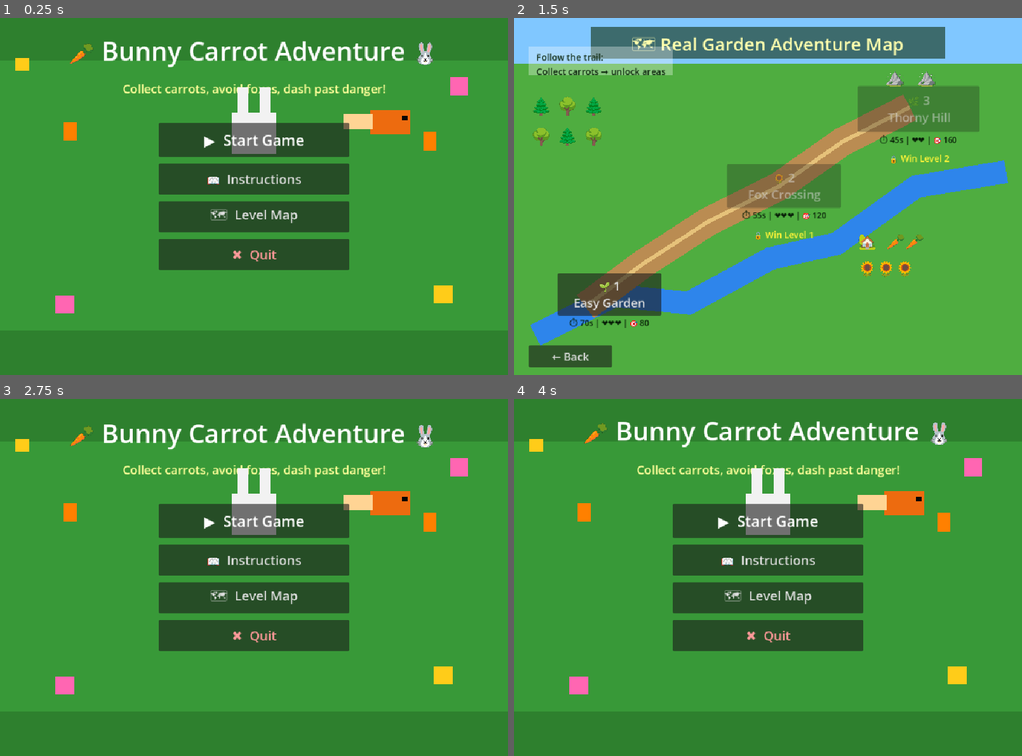
Above: before the commit, frames 1-4 (two rows, left to right).
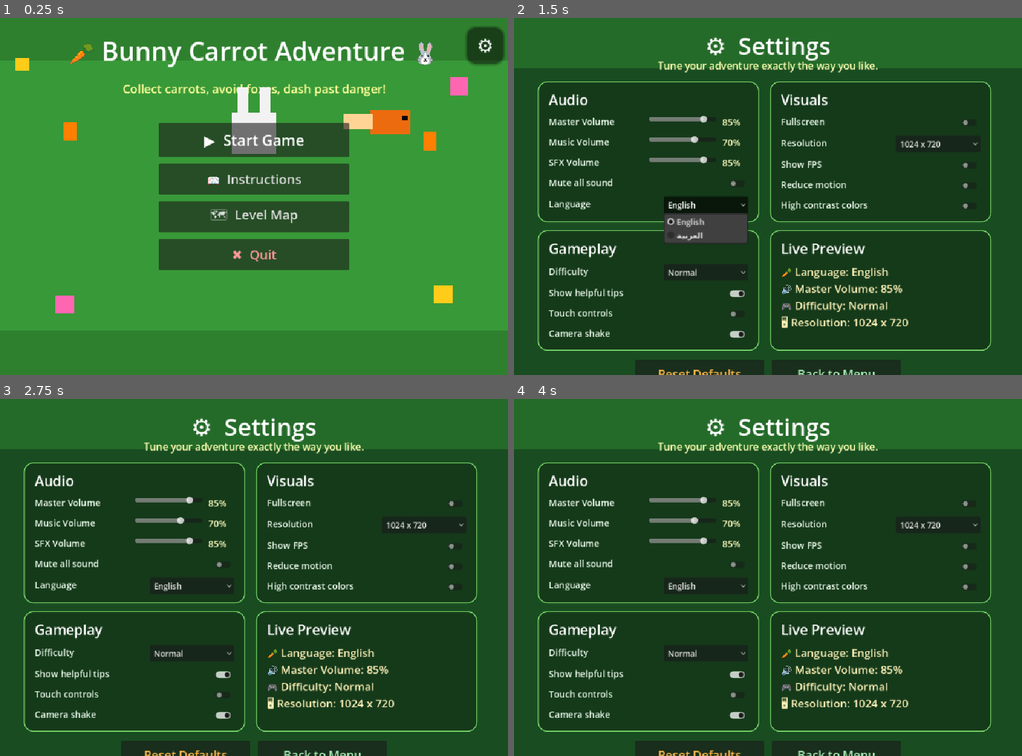
Above: after the commit, the same moments.

Repository: hamzabasem900-source/RUBBY
Game: Godot game, scene res://scenes/MainMenu.tscn
Two runs of this game, one before a commit and one after it. Both use one fixed random seed, a clock stepped at 60 frames per second and the inputs below.
Inputs (mouse positions are in pixels of both pictures, inside the frame that each line leads up to):
- Up to frame 1 (0.25 s): no input
- Up to frame 2 (1.5 s): click (1001, 46) at 0.5 s, where only the run after the commit has a clickable "⚙"; click (707, 203) at 1.25 s, where only the run after the commit has a clickable "English"
- Up to frame 3 (2.75 s): click (55, 738) at 2 s, where only the run before the commit has a clickable "← Back"
- Up to frame 4 (4 s): click (935, 523) at 2.75 s, where only the run after the commit has a clickable "1024 x 720"; click (701, 755) at 3.5 s, where only the run after the commit has a clickable "Reset Defaults"

The runs differ from the first frame. In frame 1, 0.8% of the frame differs, in the area x 91-100%, y 2-14%; in frame 2, 99%, in the area x 0-100%, y 0-100%; in frame 3, 80%; in frame 4, 80%.

Commit message:
Fix settings button presentation

Diff:
--- a/project.godot
+++ b/project.godot
@@ -23,6 +23,7 @@
 
 GameManager="*res://scripts/game_manager.gd"
 AudioManager="*res://scripts/audio_manager.gd"
+SettingsManager="*res://scripts/settings_manager.gd"
 
 [display]
 
--- a/scenes/MainMenu.tscn
+++ b/scenes/MainMenu.tscn
@@ -1,6 +1,31 @@
-[gd_scene load_steps=2 format=3 uid="uid://main_menu"]
+[gd_scene load_steps=5 format=3 uid="uid://main_menu"]
 
 [ext_resource type="Script" path="res://scripts/main_menu.gd" id="1_mainmenu"]
+
+[sub_resource type="StyleBoxFlat" id="StyleBoxFlat_settings_normal"]
+bg_color = Color(0.06, 0.07, 0.06, 0.30)
+corner_radius_top_left = 18
+corner_radius_top_right = 18
+corner_radius_bottom_right = 18
+corner_radius_bottom_left = 18
+shadow_color = Color(0, 0, 0, 0.35)
+shadow_size = 6
+
+[sub_resource type="StyleBoxFlat" id="StyleBoxFlat_settings_hover"]
+bg_color = Color(0.08, 0.09, 0.08, 0.45)
+corner_radius_top_left = 18
+corner_radius_top_right = 18
+corner_radius_bottom_right = 18
+corner_radius_bottom_left = 18
+shadow_color = Color(0, 0, 0, 0.42)
+shadow_size = 8
+
+[sub_resource type="StyleBoxFlat" id="StyleBoxFlat_settings_pressed"]
+bg_color = Color(0.03, 0.04, 0.03, 0.55)
+corner_radius_top_left = 18
+corner_radius_top_right = 18
+corner_radius_bottom_right = 18
+corner_radius_bottom_left = 18
 
 [node name="MainMenu" type="Control"]
 layout_mode = 3
@@ -185,3 +210,19 @@
 theme_override_colors/font_color = Color(1, 0.6, 0.6, 1)
 theme_override_font_sizes/font_size = 26
 text = "✖  Quit"
+
+[node name="SettingsButton" type="Button" parent="."]
+z_index = 20
+layout_mode = 0
+offset_left = 942.0
+offset_top = 20.0
+offset_right = 1014.0
+offset_bottom = 92.0
+mouse_default_cursor_shape = 2
+theme_override_colors/font_color = Color(1, 1, 1, 1)
+theme_override_colors/font_hover_color = Color(1, 0.95, 0.55, 1)
+theme_override_font_sizes/font_size = 38
+theme_override_styles/normal = SubResource("StyleBoxFlat_settings_normal")
+theme_override_styles/hover = SubResource("StyleBoxFlat_settings_hover")
+theme_override_styles/pressed = SubResource("StyleBoxFlat_settings_pressed")
+text = "⚙"
--- /dev/null
+++ b/scenes/Settings.tscn
@@ -0,0 +1,10 @@
+[gd_scene load_steps=2 format=3 uid="uid://settings_menu"]
+
+[ext_resource type="Script" path="res://scripts/settings_menu.gd" id="1_settings"]
+
+[node name="Settings" type="Control"]
+layout_mode = 3
+anchors_preset = 15
+anchor_right = 1.0
+anchor_bottom = 1.0
+script = ExtResource("1_settings")
--- a/scripts/audio_manager.gd
+++ b/scripts/audio_manager.gd
@@ -24,13 +24,18 @@
 const MUSIC_KEYS: Array[String] = ["menu_music", "gameplay_music"]
 
 func _ready() -> void:
+	_ensure_audio_bus("Music")
+	_ensure_audio_bus("SFX")
 	for key in AUDIO_PATHS.keys():
 		var player := AudioStreamPlayer.new()
 		player.name = key
+		player.bus = "Music" if MUSIC_KEYS.has(key) else "SFX"
 		player.volume_db = _get_volume_for(key)
 		add_child(player)
 		_players[key] = player
 		_load_stream(key, player)
+	if get_node_or_null("/root/SettingsManager") != null:
+		SettingsManager.apply_audio_settings()
 
 func _load_stream(sound_name: String, player: AudioStreamPlayer) -> void:
 	var path: String = AUDIO_PATHS[sound_name]
@@ -58,6 +63,13 @@
 			return -2.0
 		_:
 			return 0.0
+
+func _ensure_audio_bus(bus_name: String) -> void:
+	if AudioServer.get_bus_index(bus_name) != -1:
+		return
+	AudioServer.add_bus()
+	var idx := AudioServer.get_bus_count() - 1
+	AudioServer.set_bus_name(idx, bus_name)
 
 func _set_stream_loop(stream: AudioStream, loop: bool) -> void:
 	# MP3, WAV, and OGG stream resources expose a loop property in Godot.
--- a/scripts/game_manager.gd
+++ b/scripts/game_manager.gd
@@ -58,10 +58,28 @@
 	time_changed.emit(time_remaining)
 
 func get_level_config(level_num: int) -> Dictionary:
+	var selected_config: Dictionary = level_configs[0]
 	for cfg in level_configs:
 		if cfg["level"] == level_num:
-			return cfg
-	return level_configs[0]
+			selected_config = cfg
+			break
+	return _apply_difficulty(selected_config)
+
+func _apply_difficulty(config: Dictionary) -> Dictionary:
+	var adjusted := config.duplicate(true)
+	var difficulty := "Normal"
+	if get_node_or_null("/root/SettingsManager") != null:
+		difficulty = str(SettingsManager.get_setting("difficulty"))
+	match difficulty:
+		"Easy":
+			adjusted["time_limit"] = float(adjusted["time_limit"]) + 15.0
+			adjusted["lives"] = int(adjusted["lives"]) + 1
+			adjusted["required_score"] = int(float(adjusted["required_score"]) * 0.85)
+		"Hard":
+			adjusted["time_limit"] = max(25.0, float(adjusted["time_limit"]) - 10.0)
+			adjusted["lives"] = max(1, int(adjusted["lives"]) - 1)
+			adjusted["required_score"] = int(float(adjusted["required_score"]) * 1.15)
+	return adjusted
 
 # ── Score ────────────────────────────────────────────────────────────────────
 
--- a/scripts/main_menu.gd
+++ b/scripts/main_menu.gd
@@ -8,6 +8,7 @@
 @onready var instr_btn:   Button = $CenterContainer/VBoxContainer/InstructionsButton
 @onready var map_btn:     Button = $CenterContainer/VBoxContainer/LevelMapButton
 @onready var quit_btn:    Button = $CenterContainer/VBoxContainer/QuitButton
+@onready var settings_btn: Button = $SettingsButton
 @onready var title_label: Label  = $TitleLabel
 
 var _bounce_t: float = 0.0
@@ -18,10 +19,11 @@
 	instr_btn.pressed.connect(_on_instructions)
 	map_btn.pressed.connect(_on_level_map)
 	quit_btn.pressed.connect(_on_quit)
+	settings_btn.pressed.connect(_on_settings)
 
 func _process(delta: float) -> void:
 	_bounce_t += delta
-	if title_label:
+	if title_label and not bool(SettingsManager.get_setting("reduce_motion")):
 		title_label.position.y = 28.0 + sin(_bounce_t * 1.6) * 6.0
 
 func _on_start() -> void:
@@ -36,6 +38,10 @@
 	AudioManager.play_button_click()
 	get_tree().change_scene_to_file("res://scenes/LevelMap.tscn")
 
+func _on_settings() -> void:
+	AudioManager.play_button_click()
+	get_tree().change_scene_to_file("res://scenes/Settings.tscn")
+
 func _on_quit() -> void:
 	AudioManager.play_button_click()
 	get_tree().quit()
--- /dev/null
+++ b/scripts/settings_manager.gd
@@ -0,0 +1,197 @@
+extends Node
+
+# =============================================
+# SettingsManager — AutoLoad Singleton
+# Saves player preferences and applies global presentation settings.
+# =============================================
+
+signal settings_changed
+signal language_changed(language: String)
+
+const CONFIG_PATH: String = "user://settings.cfg"
+const SECTION: String = "game"
+
+const DEFAULT_SETTINGS: Dictionary = {
+	"master_volume": 0.85,
+	"music_volume": 0.70,
+	"sfx_volume": 0.85,
+	"mute_audio": false,
+	"language": "English",
+	"fullscreen": false,
+	"resolution": "1024 x 720",
+	"show_fps": false,
+	"reduce_motion": false,
+	"show_tips": true,
+	"difficulty": "Normal",
+	"camera_shake": true,
+	"touch_controls": false,
+	"color_assist": false
+}
+
+var values: Dictionary = DEFAULT_SETTINGS.duplicate(true)
+var _fps_label: Label
+
+func _ready() -> void:
+	load_settings()
+	apply_all()
+
+func _process(_delta: float) -> void:
+	_update_fps_overlay()
+
+func load_settings() -> void:
+	var config := ConfigFile.new()
+	var err := config.load(CONFIG_PATH)
+	if err != OK:
+		return
+	for key in DEFAULT_SETTINGS.keys():
+		values[key] = config.get_value(SECTION, key, DEFAULT_SETTINGS[key])
+
+func save_settings() -> void:
+	var config := ConfigFile.new()
+	for key in values.keys():
+		config.set_value(SECTION, key, values[key])
+	var err := config.save(CONFIG_PATH)
+	if err != OK:
+		push_warning("SettingsManager: could not save settings file.")
+
+func reset_to_defaults() -> void:
+	values = DEFAULT_SETTINGS.duplicate(true)
+	apply_all()
+	save_settings()
+	settings_changed.emit()
+	language_changed.emit(str(values["language"]))
+
+func set_setting(key: String, value: Variant, save_now: bool = true) -> void:
+	if not DEFAULT_SETTINGS.has(key):
+		push_warning("SettingsManager: unknown setting — " + key)
+		return
+	var old_language := str(values["language"])
+	values[key] = value
+	apply_all()
+	if save_now:
+		save_settings()
+	settings_changed.emit()
+	if key == "language" and old_language != str(value):
+		language_changed.emit(str(value))
+
+func get_setting(key: String) -> Variant:
+	return values.get(key, DEFAULT_SETTINGS.get(key))
+
+func apply_all() -> void:
+	apply_window_settings()
+	apply_audio_settings()
+	apply_fps_overlay()
+
+func apply_window_settings() -> void:
+	var fullscreen: bool = bool(values["fullscreen"])
+	DisplayServer.window_set_mode(DisplayServer.WINDOW_MODE_FULLSCREEN if fullscreen else DisplayServer.WINDOW_MODE_WINDOWED)
+	if not fullscreen:
+		var size := _resolution_to_vector(str(values["resolution"]))
+		DisplayServer.window_set_size(size)
+		var screen_size := DisplayServer.screen_get_size()
+		DisplayServer.window_set_position((screen_size - size) / 2)
+
+func apply_audio_settings() -> void:
+	_set_bus_volume("Master", float(values["master_volume"]), bool(values["mute_audio"]))
+	_set_bus_volume("Music", float(values["music_volume"]), bool(values["mute_audio"]))
+	_set_bus_volume("SFX", float(values["sfx_volume"]), bool(values["mute_audio"]))
+
+func apply_fps_overlay() -> void:
+	if not bool(values["show_fps"]):
+		if _fps_label != null:
+			_fps_label.queue_free()
+			_fps_label = null
+		return
+	if _fps_label != null:
+		return
+	_fps_label = Label.new()
+	_fps_label.name = "FpsOverlay"
+	_fps_label.top_level = true
+	_fps_label.position = Vector2(14, 12)
+	_fps_label.add_theme_font_size_override("font_size", 18)
+	_fps_label.add_theme_color_override("font_color", Color(1, 1, 0.55, 1))
+	add_child(_fps_label)
+
+func _update_fps_overlay() -> void:
+	if _fps_label != null:
+		_fps_label.text = "FPS: " + str(Engine.get_frames_per_second())
+
+func _set_bus_volume(bus_name: String, linear_value: float, muted: bool) -> void:
+	_ensure_audio_bus(bus_name)
+	var bus_idx := AudioServer.get_bus_index(bus_name)
+	if bus_idx == -1:
+		return
+	AudioServer.set_bus_mute(bus_idx, muted)
+	AudioServer.set_bus_volume_db(bus_idx, linear_to_db(clamp(linear_value, 0.0, 1.0)))
+
+func _ensure_audio_bus(bus_name: String) -> void:
+	if AudioServer.get_bus_index(bus_name) != -1:
+		return
+	AudioServer.add_bus()
+	var idx := AudioServer.get_bus_count() - 1
+	AudioServer.set_bus_name(idx, bus_name)
+
+func _resolution_to_vector(resolution: String) -> Vector2i:
+	match resolution:
+		"1280 x 720":
+			return Vector2i(1280, 720)
+		"1600 x 900":
+			return Vector2i(1600, 900)
+		"1920 x 1080":
+			return Vector2i(1920, 1080)
+		_:
+			return Vector2i(1024, 720)
+
+func text(key: String) -> String:
+	var language := str(values["language"])
+	var english := {
+		"settings": "Settings",
+		"settings_subtitle": "Tune your adventure exactly the way you like.",
+		"audio": "Audio",
+		"master_volume": "Master Volume",
+		"music_volume": "Music Volume",
+		"sfx_volume": "SFX Volume",
+		"mute_audio": "Mute all sound",
+		"language": "Language",
+		"gameplay": "Gameplay",
+		"difficulty": "Difficulty",
+		"show_tips": "Show helpful tips",
+		"touch_controls": "Touch controls",
+		"camera_shake": "Camera shake",
+		"visuals": "Visuals",
+		"fullscreen": "Fullscreen",
+		"resolution": "Resolution",
+		"show_fps": "Show FPS",
+		"reduce_motion": "Reduce motion",
+		"color_assist": "High contrast colors",
+		"reset": "Reset Defaults",
+		"back": "Back to Menu",
+		"preview": "Live Preview"
+	}
+	var arabic := {
+		"settings": "الإعدادات",
+		"settings_subtitle": "اضبط مغامرتك بالطريقة التي تناسبك.",
+		"audio": "الصوت",
+		"master_volume": "الصوت الرئيسي",
+		"music_volume": "الموسيقى",
+		"sfx_volume": "المؤثرات",
+		"mute_audio": "كتم كل الأصوات",
+		"language": "اللغة",
+		"gameplay": "اللعب",
+		"difficulty": "الصعوبة",
+		"show_tips": "إظهار التلميحات",
+		"touch_controls": "أزرار اللمس",
+		"camera_shake": "اهتزاز الكاميرا",
+		"visuals": "العرض",
+		"fullscreen": "ملء الشاشة",
+		"resolution": "الدقة",
+		"show_fps": "إظهار FPS",
+		"reduce_motion": "تقليل الحركة",
+		"color_assist": "ألوان عالية التباين",
+		"reset": "استعادة الافتراضي",
+		"back": "رجوع للقائمة",
+		"preview": "معاينة مباشرة"
+	}
+	if language == "العربية":
+		return str(arabic.get(key, english.get(key, key)))
+	return str(english.get(key, key))
--- /dev/null
+++ b/scripts/settings_menu.gd
@@ -0,0 +1,277 @@
+extends Control
+
+# =============================================
+# Settings Menu
+# A polished settings dashboard with live-save controls.
+# =============================================
+
+var _labels: Array[Label] = []
+var _value_labels: Dictionary = {}
+var _language_options: OptionButton
+var _difficulty_options: OptionButton
+var _resolution_options: OptionButton
+var _preview_label: Label
+var _action_buttons: Array[Button] = []
+
+func _ready() -> void:
+	AudioManager.play_menu_music()
+	_build_interface()
+	SettingsManager.language_changed.connect(_refresh_language)
+
+func _build_interface() -> void:
+	var background := ColorRect.new()
+	background.color = Color(0.10, 0.30, 0.13, 1.0)
+	background.set_anchors_preset(Control.PRESET_FULL_RECT)
+	add_child(background)
+
+	var top_grass := ColorRect.new()
+	top_grass.color = Color(0.14, 0.42, 0.16, 1.0)
+	top_grass.set_anchors_preset(Control.PRESET_TOP_WIDE)
+	top_grass.custom_minimum_size = Vector2(0, 102)
+	top_grass.offset_bottom = 102
+	add_child(top_grass)
+
+	var title := Label.new()
+	title.name = "SettingsTitle"
+	title.text = "⚙  " + SettingsManager.text("settings")
+	title.horizontal_alignment = HORIZONTAL_ALIGNMENT_CENTER
+	title.add_theme_font_size_override("font_size", 48)
+	title.add_theme_color_override("font_color", Color.WHITE)
+	title.set_anchors_preset(Control.PRESET_TOP_WIDE)
+	title.offset_top = 22
+	title.offset_bottom = 82
+	add_child(title)
+	_labels.append(title)
+
+	var subtitle := Label.new()
+	subtitle.name = "SettingsSubtitle"
+	subtitle.text = SettingsManager.text("settings_subtitle")
+	subtitle.horizontal_alignment = HORIZONTAL_ALIGNMENT_CENTER
+	subtitle.add_theme_font_size_override("font_size", 20)
+	subtitle.add_theme_color_override("font_color", Color(1, 1, 0.70, 1))
+	subtitle.set_anchors_preset(Control.PRESET_TOP_WIDE)
+	subtitle.offset_top = 82
+	subtitle.offset_bottom = 112
+	add_child(subtitle)
+	_labels.append(subtitle)
+
+	var root := MarginContainer.new()
+	root.set_anchors_preset(Control.PRESET_FULL_RECT)
+	root.add_theme_constant_override("margin_left", 48)
+	root.add_theme_constant_override("margin_right", 48)
+	root.add_theme_constant_override("margin_top", 128)
+	root.add_theme_constant_override("margin_bottom", 34)
+	add_child(root)
+
+	var layout := VBoxContainer.new()
+	layout.add_theme_constant_override("separation", 18)
+	root.add_child(layout)
+
+	var grid := GridContainer.new()
+	grid.columns = 2
+	grid.add_theme_constant_override("h_separation", 22)
+	grid.add_theme_constant_override("v_separation", 16)
+	layout.add_child(grid)
+
+	grid.add_child(_create_card("audio", [
+		_create_slider_row("master_volume", "master_volume"),
+		_create_slider_row("music_volume", "music_volume"),
+		_create_slider_row("sfx_volume", "sfx_volume"),
+		_create_check_row("mute_audio", "mute_audio"),
+		_create_option_row("language", "language", ["English", "العربية"])
+	]))
+
+	grid.add_child(_create_card("visuals", [
+		_create_check_row("fullscreen", "fullscreen"),
+		_create_option_row("resolution", "resolution", ["1024 x 720", "1280 x 720", "1600 x 900", "1920 x 1080"]),
+		_create_check_row("show_fps", "show_fps"),
+		_create_check_row("reduce_motion", "reduce_motion"),
+		_create_check_row("color_assist", "color_assist")
+	]))
+
+	grid.add_child(_create_card("gameplay", [
+		_create_option_row("difficulty", "difficulty", ["Easy", "Normal", "Hard"]),
+		_create_check_row("show_tips", "show_tips"),
+		_create_check_row("touch_controls", "touch_controls"),
+		_create_check_row("camera_shake", "camera_shake")
+	]))
+
+	grid.add_child(_create_preview_card())
+
+	var actions := HBoxContainer.new()
+	actions.alignment = BoxContainer.ALIGNMENT_CENTER
+	actions.add_theme_constant_override("separation", 16)
+	layout.add_child(actions)
+
+	var reset_btn := _create_action_button("reset", Color(1.0, 0.72, 0.28, 1.0))
+	reset_btn.pressed.connect(_on_reset_pressed)
+	actions.add_child(reset_btn)
+
+	var back_btn := _create_action_button("back", Color(0.66, 0.94, 0.72, 1.0))
+	back_btn.pressed.connect(_on_back_pressed)
+	actions.add_child(back_btn)
+
+func _create_card(title_key: String, rows: Array) -> PanelContainer:
+	var panel := PanelContainer.new()
+	panel.custom_minimum_size = Vector2(446, 220)
+	var style := StyleBoxFlat.new()
+	style.bg_color = Color(0.08, 0.22, 0.10, 0.92)
+	style.border_color = Color(0.48, 0.86, 0.42, 0.95)
+	style.set_border_width_all(2)
+	style.set_corner_radius_all(18)
+	style.content_margin_left = 22
+	style.content_margin_right = 22
+	style.content_margin_top = 18
+	style.content_margin_bottom = 18
+	panel.add_theme_stylebox_override("panel", style)
+
+	var box := VBoxContainer.new()
+	box.add_theme_constant_override("separation", 11)
+	panel.add_child(box)
+
+	var title := Label.new()
+	title.name = title_key + "Title"
+	title.text = SettingsManager.text(title_key)
+	title.add_theme_font_size_override("font_size", 28)
+	title.add_theme_color_override("font_color", Color(1, 1, 1, 1))
+	box.add_child(title)
+	_labels.append(title)
+
+	for row in rows:
+		box.add_child(row)
+	return panel
+
+func _create_slider_row(label_key: String, setting_key: String) -> HBoxContainer:
+	var row := HBoxContainer.new()
+	row.add_theme_constant_override("separation", 12)
+
+	var label := _create_row_label(label_key)
+	row.add_child(label)
+
+	var slider := HSlider.new()
+	slider.min_value = 0
+	slider.max_value = 100
+	slider.step = 1
+	slider.size_flags_horizontal = Control.SIZE_EXPAND_FILL
+	slider.value = round(float(SettingsManager.get_setting(setting_key)) * 100.0)
+	slider.value_changed.connect(func(value: float) -> void:
+		SettingsManager.set_setting(setting_key, value / 100.0)
+		_update_value_label(setting_key, str(int(value)) + "%")
+		_update_preview()
+	)
+	row.add_child(slider)
+
+	var value_label := Label.new()
+	value_label.custom_minimum_size = Vector2(52, 28)
+	value_label.text = str(int(slider.value)) + "%"
+	value_label.add_theme_font_size_override("font_size", 18)
+	value_label.add_theme_color_override("font_color", Color(1, 1, 0.75, 1))
+	row.add_child(value_label)
+	_value_labels[setting_key] = value_label
+	return row
+
+func _create_check_row(label_key: String, setting_key: String) -> HBoxContainer:
+	var row := HBoxContainer.new()
+	row.add_theme_constant_override("separation", 12)
+	row.add_child(_create_row_label(label_key))
+
+	var toggle := CheckButton.new()
+	toggle.button_pressed = bool(SettingsManager.get_setting(setting_key))
+	toggle.size_flags_horizontal = Control.SIZE_SHRINK_END
+	toggle.toggled.connect(func(pressed: bool) -> void:
+		SettingsManager.set_setting(setting_key, pressed)
+		_update_preview()
+	)
+	row.add_child(toggle)
+	return row
+
+func _create_option_row(label_key: String, setting_key: String, options: Array[String]) -> HBoxContainer:
+	var row := HBoxContainer.new()
+	row.add_theme_constant_override("separation", 12)
+	row.add_child(_create_row_label(label_key))
+
+	var option := OptionButton.new()
+	option.custom_minimum_size = Vector2(170, 34)
+	for item in options:
+		option.add_item(item)
+	var current := str(SettingsManager.get_setting(setting_key))
+	var selected_index := max(0, options.find(current))
+	option.select(selected_index)
+	option.item_selected.connect(func(index: int) -> void:
+		SettingsManager.set_setting(setting_key, options[index])
+		_update_preview()
+	)
+	row.add_child(option)
+	if setting_key == "language":
+		_language_options = option
+	elif setting_key == "difficulty":
+		_difficulty_options = option
+	elif setting_key == "resolution":
+		_resolution_options = option
+	return row
+
+func _create_row_label(label_key: String) -> Label:
+	var label := Label.new()
+	label.name = label_key + "Label"
+	label.text = SettingsManager.text(label_key)
+	label.custom_minimum_size = Vector2(190, 30)
+	label.size_flags_horizontal = Control.SIZE_EXPAND_FILL
+	label.add_theme_font_size_override("font_size", 18)
+	label.add_theme_color_override("font_color", Color(0.92, 0.98, 0.92, 1))
+	_labels.append(label)
+	return label
+
+func _create_preview_card() -> PanelContainer:
+	var panel := _create_card("preview", [])
+	_preview_label = Label.new()
+	_preview_label.add_theme_font_size_override("font_size", 22)
+	_preview_label.add_theme_color_override("font_color", Color(1, 0.95, 0.72, 1))
+	_preview_label.autowrap_mode = TextServer.AUTOWRAP_WORD_SMART
+	_preview_label.custom_minimum_size = Vector2(390, 130)
+	panel.get_child(0).add_child(_preview_label)
+	_update_preview()
+	return panel
+
+func _create_action_button(text_key: String, font_color: Color) -> Button:
+	var button := Button.new()
+	button.name = text_key + "Button"
+	button.text = SettingsManager.text(text_key)
+	button.custom_minimum_size = Vector2(260, 58)
+	button.add_theme_font_size_override("font_size", 24)
+	button.add_theme_color_override("font_color", font_color)
+	_action_buttons.append(button)
+	return button
+
+func _update_value_label(key: String, text: String) -> void:
+	if _value_labels.has(key):
+		_value_labels[key].text = text
+
+func _update_preview() -> void:
+	if _preview_label == null:
+		return
+	_preview_label.text = "🥕 " + SettingsManager.text("language") + ": " + str(SettingsManager.get_setting("language")) + "\n" + \
+		"🔊 " + SettingsManager.text("master_volume") + ": " + str(int(float(SettingsManager.get_setting("master_volume")) * 100.0)) + "%\n" + \
+		"🎮 " + SettingsManager.text("difficulty") + ": " + str(SettingsManager.get_setting("difficulty")) + "\n" + \
+		"🖥 " + SettingsManager.text("resolution") + ": " + str(SettingsManager.get_setting("resolution"))
+
+func _refresh_language(_language: String) -> void:
+	for label in _labels:
+		var key := label.name.replace("Label", "").replace("Title", "")
+		if label.name == "SettingsTitle":
+			label.text = "⚙  " + SettingsManager.text("settings")
+		elif label.name == "SettingsSubtitle":
+			label.text = SettingsManager.text("settings_subtitle")
+		else:
+			label.text = SettingsManager.text(key)
+	for button in _action_buttons:
+		button.text = SettingsManager.text(button.name.replace("Button", ""))
+	_update_preview()
+
+func _on_reset_pressed() -> void:
+	AudioManager.play_button_click()
+	SettingsManager.reset_to_defaults()
+	get_tree().reload_current_scene()
+
+func _on_back_pressed() -> void:
+	AudioManager.play_button_click()
+	get_tree().change_scene_to_file("res://scenes/MainMenu.tscn")
